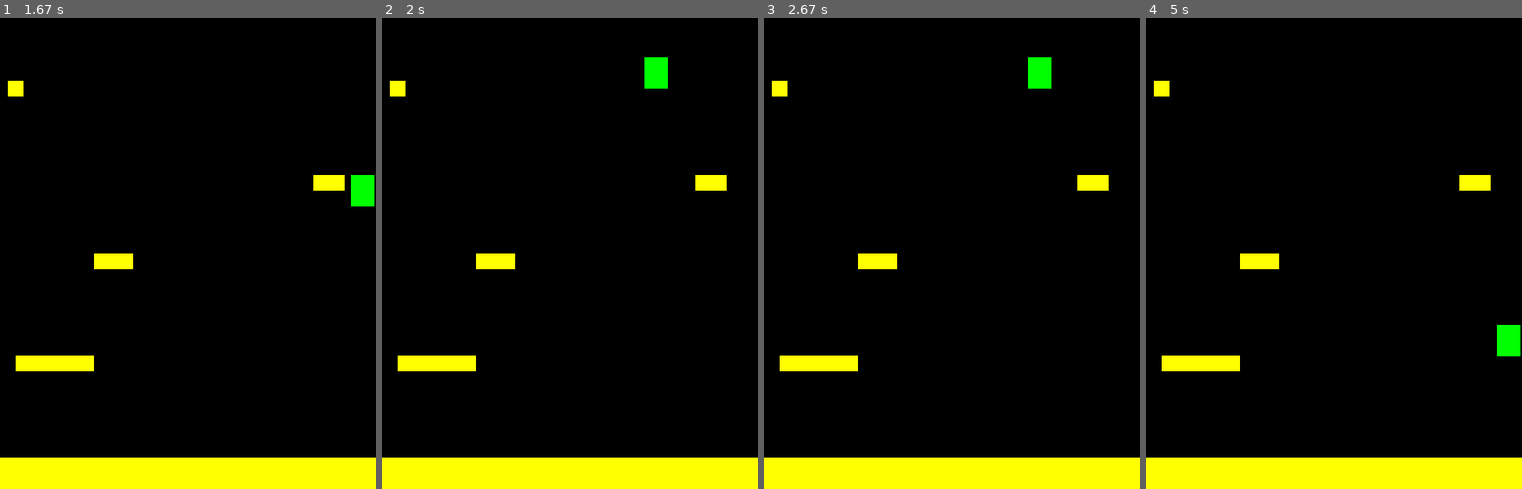
Above: before the commit, frames 1-4 (left to right).
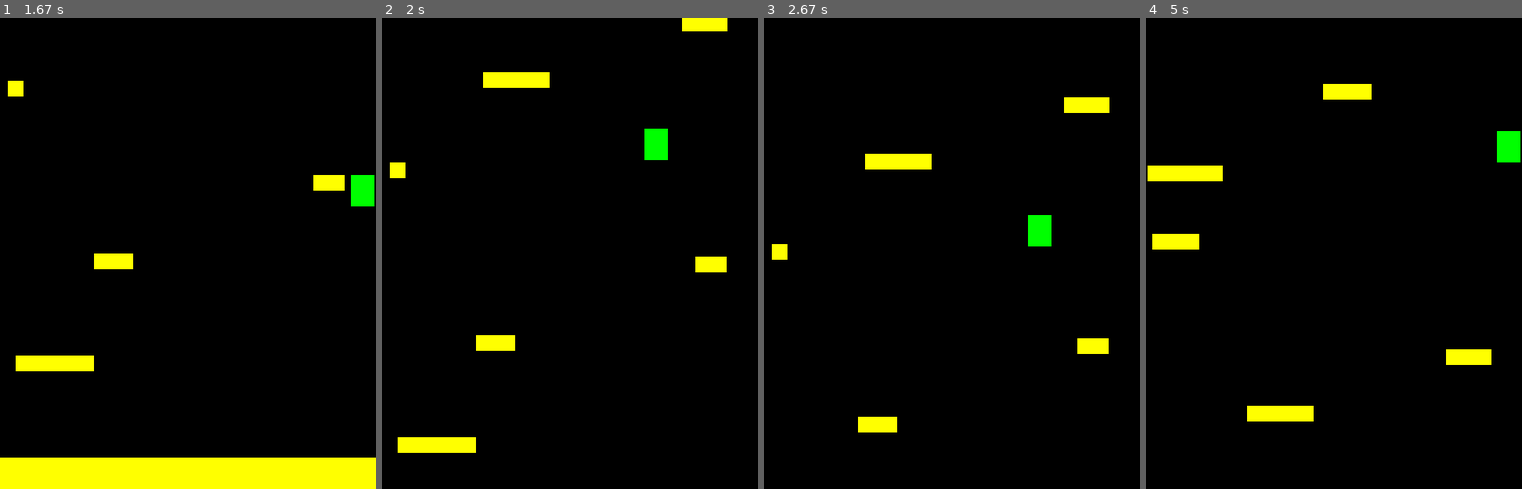
Above: after the commit, the same moments.

Repository: gabrielmmh/PyGame
Game: pygame game, started from main.py
Two runs of this game, one before a commit and one after it. Both use one fixed random seed, a clock stepped at 60 frames per second and the inputs below.
Inputs:
- Up to frame 1 (1.67 s): hold Right 0.33-0.8 s; hold Right 0.83-1.3 s; hold Left from 1.33 s (still down)
- Up to frame 2 (2 s): release Left at 1.87 s; hold Left from 1.9 s (still down)
- Up to frame 3 (2.67 s): release Left at 2.3 s; hold Right from 2.33 s (still down)
- Up to frame 4 (5 s): release Right at 2.97 s; hold Left 3-3.47 s; hold Right 3.5-3.97 s; hold Right 4-4.47 s; hold Left from 4.5 s (still down)

Frame 1 is identical in both runs. In frame 2, 11% of the frame differs, in the area x 0-100%, y 0-100%; in frame 3, 11%; in frame 4, 11%, in the area x 0-100%, y 13-100%.

Commit message:
Update main.py
Subindo a tela e criando novas plataformas

Diff:
--- a/main.py
+++ b/main.py
@@ -45,6 +45,21 @@
                 self.player.pos.y = colisao[0].rect.top
                 self.player.vel.y = 0
                 self.player.vel.y = -15
+        #Subir tela
+        if self.player.rect.top <=  ALTURA/4:
+            self.player.pos.y += abs(self.player.vel.y)
+            for plat in self.plataformas:
+                plat.rect.y += abs(self.player.vel.y)
+                if plat.rect.top >= ALTURA:
+                    plat.kill()
+        #Criando plataformas novas
+        while len(self.plataformas) < 6:
+            largura = random.randrange(50, 100)
+            p = Platform(random.randrange(0, LARGURA-largura),
+                        random.randrange(-75, -30),
+                         largura, 20)
+            self.plataformas.add(p)
+            self.all_sprites.add(p)
 
     def events(self):
         # Loop do jogo - eventos
